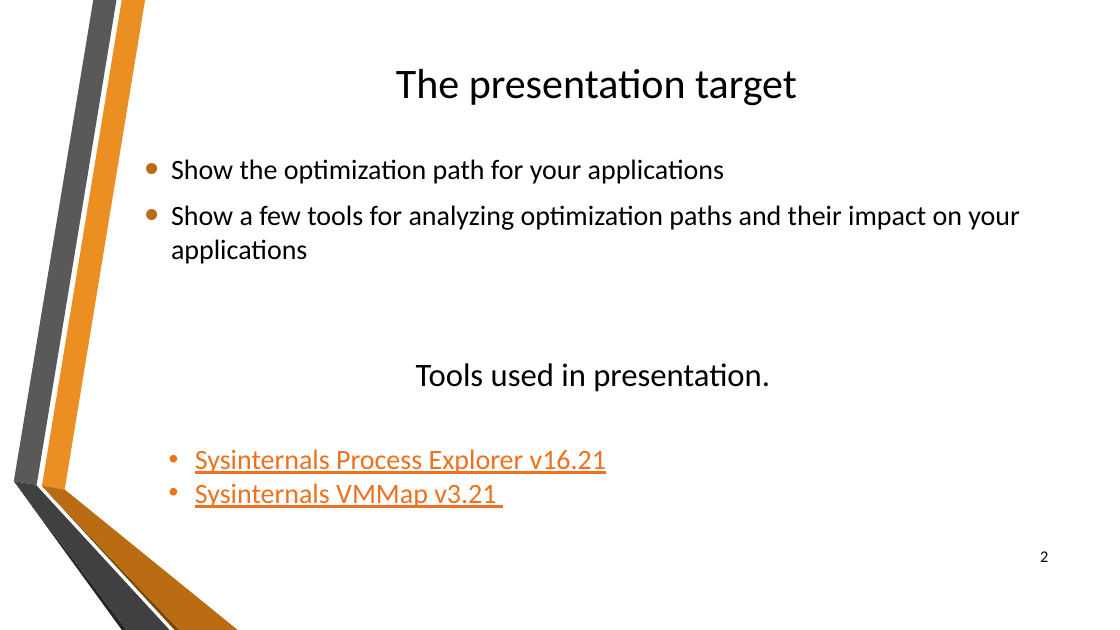
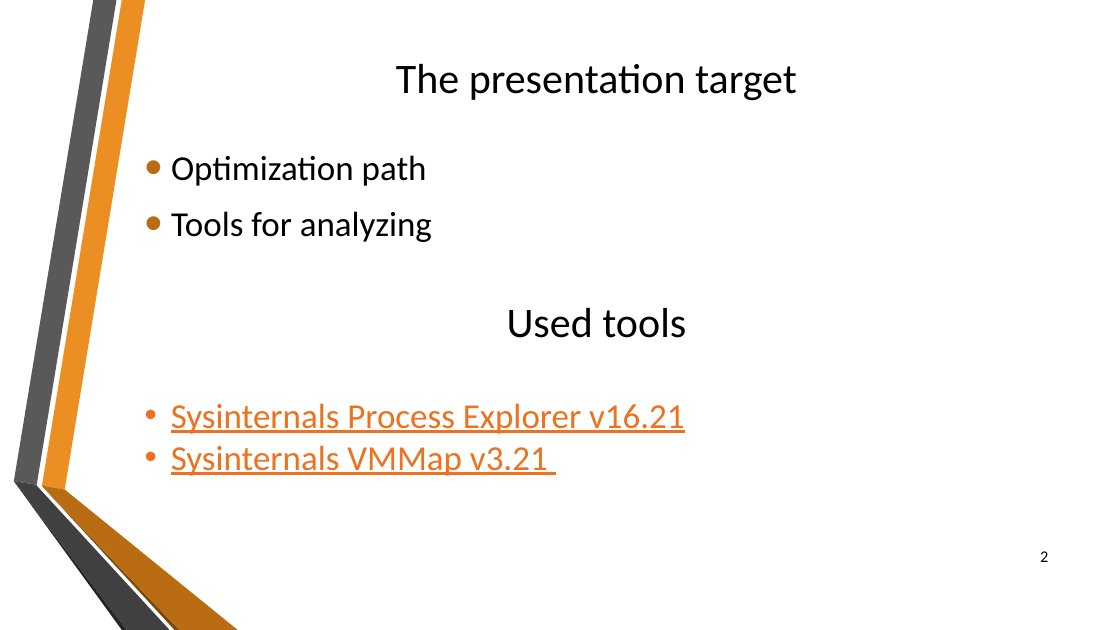
Before and after one commit to sflusov/IISSharingAssemblies, a slide deck: slide 2 of presentation/Sharing common assemblies.pptx. Drawn at 1120x630 pixels with LibreOffice and Linux fonts; fonts in the diff are those of the drawing; background and template pictures are left out. Boxes give left, top, right and bottom in pixels: in the first picture for what was removed or moved away, otherwise in the second. Text is boxed around its words. In the diff, an @@ line names an element or a change of style, - is before the commit and + after.

```diff
--- a/presentation/Sharing common assemblies.pptx
+++ b/presentation/Sharing common assemblies.pptx
@@ title "The presentation target": place and size @@
-title "The presentation target" at [396,69,797,106]
+title "The presentation target" at [396,64,797,101]
@@ text at [171,155,432,242]: text changed; size 24 to 30 pt @@
-• Show the optimization path for your applications
-• Show a few tools for analyzing optimization paths and their impact on your applications
+• Optimization path
+• Tools for analyzing
@@ text at [507,308,686,338]: text changed; size 28 to 36 pt @@
-Tools used in presentation.
+Used tools
@@ text "Sysinternals Process Explorer v16.21": place and size @@
-text "Sysinternals Process Explorer v16.21" at [195,449,606,508]
+text "Sysinternals Process Explorer v16.21" at [171,403,684,476]
@@ text "Sysinternals Process Explorer v16.21" at [171,403,684,476]: size 24 to 30 pt @@
```
Also in this commit, not shown: 14 other slides changed, 3 slides added, 1 slide removed.
